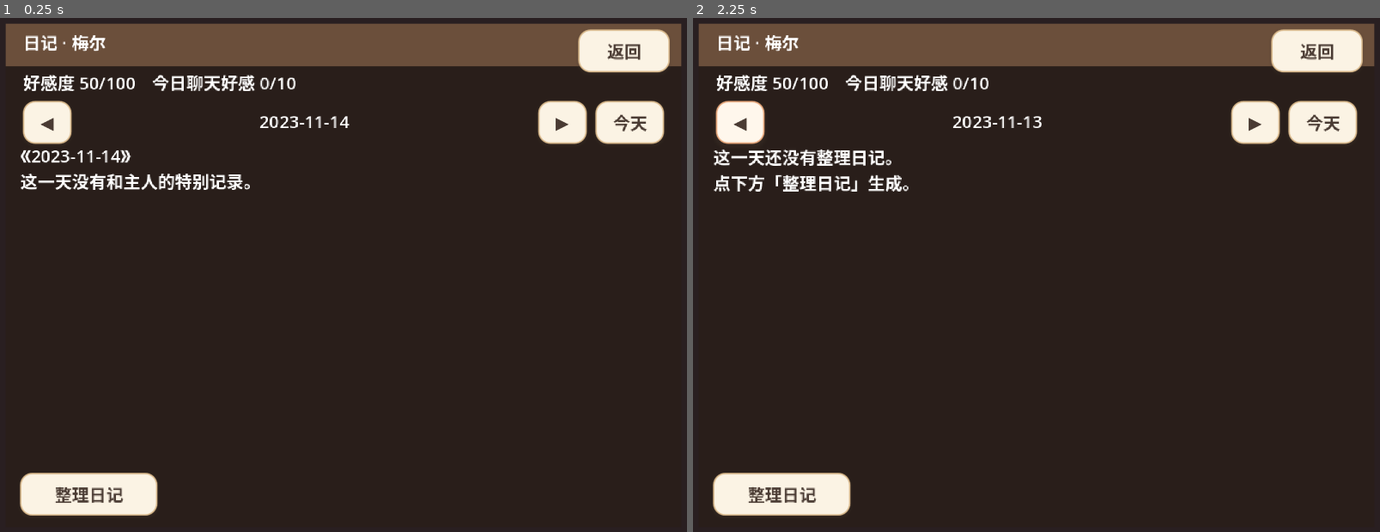
Above: before the commit, frames 1-2 (left to right).
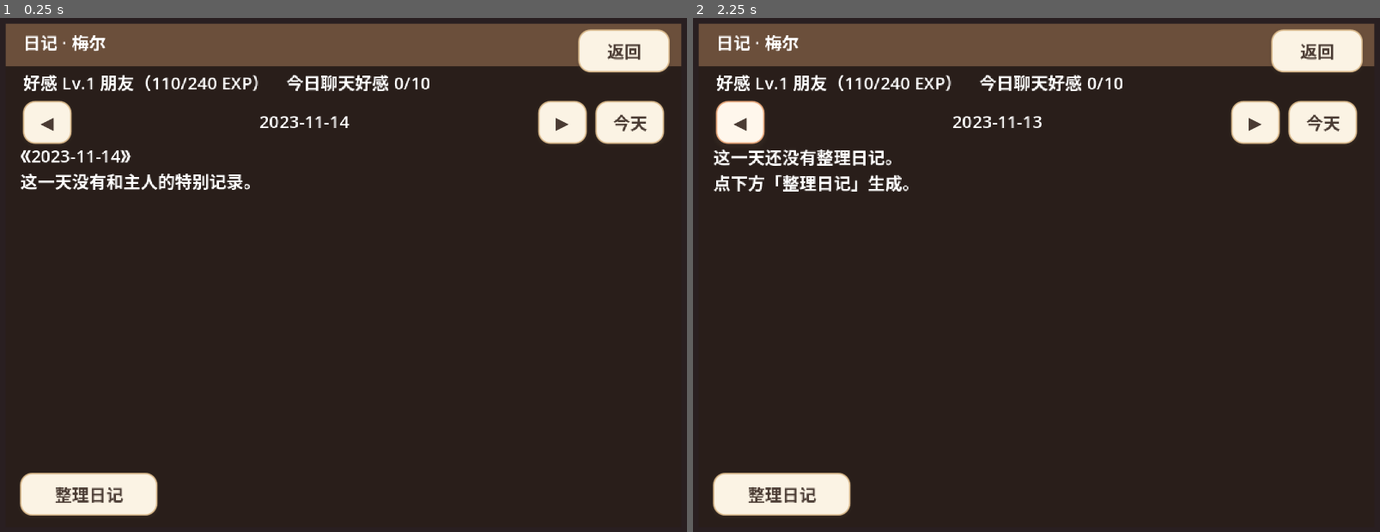
Above: after the commit, the same moments.

Repository: suan-11/ai-home
Game: Godot game, scene res://scenes/ui/diary_screen.tscn
The game is run twice, just before and just after one commit, with the same random seed, the same clock (stepped at 60 frames per second) and the same inputs. This scene is started directly instead of the project's main scene.
Inputs:
- Up to frame 1 (0.25 s): no input
- Up to frame 2 (2.25 s): click "今天" at 0.5 s; click "返回" at 1.25 s; click "◀" at 2 s

The runs differ from the first frame. In frame 1, 1.0% of the frame differs, in the area x 8-63%, y 11-15%; in frame 2, 1.0%.

Commit message:
feat: 好感度改好感等级系统（Lv1朋友~Lv6家人，起点=朋友，旧存档自动迁移，升级横幅/台词/立绘反馈）

Diff:
--- a/scripts/GameMain.gd
+++ b/scripts/GameMain.gd
@@ -113,6 +113,7 @@
 	play_together_button.pressed.connect(_on_play_together_pressed)
 	$UI/CharacterButton.pressed.connect(_on_character_button_pressed)
 	GameManager.current_char_changed.connect(_on_current_char_changed)
+	GameManager.affection_level_up.connect(_on_affection_level_up)
 	_apply_character(GameManager.get_current_char_id())
 
 	_bubble = BUBBLE_SCENE.instantiate()
@@ -245,6 +246,21 @@
 		_toast.show_toast("%s 收到了新消息" % _char_name())
 	status_label.text = "%s收到了新消息！" % _char_name()
 	portrait_manager.set_expression("surprised", 1.5)
+
+
+func _on_affection_level_up(char_id: String, level: int) -> void:
+	## 好感升级反馈：提示音 + 顶部横幅 + 角色台词 + 开心立绘（仅当前角色）
+	if char_id != GameManager.CURRENT_CHAR_ID:
+		return
+	var rank := GameManager.RANK_NAMES[level - 1]
+	_play_notify_sound()
+	if _toast != null:
+		_toast.position = Vector2(292.0, 42.0)
+		_toast.show_toast("好感升级！你与%s现在是「%s」(Lv.%d)" % [_char_name(), rank, level])
+	if level >= 1 and level <= LEVEL_UP_LINES.size():
+		_bubble_show(LEVEL_UP_LINES[level - 1], 2.6)
+	portrait_manager.set_expression("happy", 2.5)
+	status_label.text = "好感升级：Lv.%d %s" % [level, rank]
 
 
 func _on_phone_action(action_name: String) -> void:
@@ -600,8 +616,18 @@
 ## ---------------- P1 吸引移动（点击引导 + 主动靠近） ----------------
 
 const ATTRACT_AFTER_DELAY := 0.4   # 反应动作后出发的停顿
-const ATTRACT_AFFECT_CHANCE_HIGH := 0.9
-const ATTRACT_AFFECT_CHANCE_DEFAULT := 0.75
+const ATTRACT_AFFECT_CHANCE_HIGH := 0.92
+const ATTRACT_AFFECT_CHANCE_DEFAULT := 0.85
+
+## 好感升级台词（按等级序号：1 朋友 → 6 家人）
+const LEVEL_UP_LINES := [
+	"好喔，以后就是朋友啦！",
+	"嘻嘻，我们是好朋友啦！",
+	"越来越喜欢和你待在一起了～",
+	"知心话只想对你说。",
+	"你是我最重要的人之一。",
+	"谢谢你一直陪着我。",
+]
 
 
 func _attract_to_cell(cell: Vector2i) -> void:
@@ -662,12 +688,12 @@
 
 
 func _will_respond() -> bool:
-	## 好感度影响“被吸引”意愿：≥70 必应；≥50 90%；其余 75%。
-	var affection := GameManager.get_affection(GameManager.CURRENT_CHAR_ID)
+	## 好感等级影响“被吸引”意愿：Lv5+（挚友/家人）必应；Lv3-4（亲近/知心）92%；其余（朋友/好友）85%。
+	var level := GameManager.get_affection_level(GameManager.CURRENT_CHAR_ID)
 	var chance := ATTRACT_AFFECT_CHANCE_DEFAULT
-	if affection >= 70:
+	if level >= 5:
 		chance = 1.0
-	elif affection >= 50:
+	elif level >= 3:
 		chance = ATTRACT_AFFECT_CHANCE_HIGH
 	return randf() <= chance
 
--- a/scripts/autoload/GameManager.gd
+++ b/scripts/autoload/GameManager.gd
@@ -1,14 +1,25 @@
 extends Node
-## 全局角色状态：好感度（0-100）与每日变化记录。
+## 全局角色状态：好感等级系统（EXP 累积，无上限）与每日变化记录。
 ## 数据保存到 user://game.json。
+## 2026-09-05：由 0-100 好感度改为「好感等级」——Lv1 朋友 → Lv6 家人；
+## 起点即「朋友」等级（新角色默认 EXP=110），旧存档自动迁移（旧值 ×6、保底 110），不再从陌生开始。
 
 signal affection_changed(char_id: String, value: int, reason: String)
+signal affection_level_up(char_id: String, level: int)
 signal current_char_changed(char_id: String)
 
 const GAME_PATH := "user://game.json"
 const CHAT_DAILY_CAP := 10
-const DEFAULT_AFFECTION := 50
+## 起始好感 EXP = Lv1「朋友」门槛（用户要求：开档至少是朋友，不从陌生开始）
+const DEFAULT_AFFECTION := 110
 const DEFAULT_CHAR_ID := "char_03"
+
+## 好感等级表（2026-09-05；起点=朋友）
+## 累计 EXP 阈值；日常约 12~20 EXP/天 → Lv3 约 2 周、Lv6 约 2.5~3 个月，形成成长粘性。
+const RANK_NAMES: Array[String] = ["朋友", "好友", "亲近", "知心", "挚友", "家人"]
+const RANK_THRESHOLDS: Array[int] = [110, 240, 430, 700, 1100, 1700]
+## 旧存档（affection 0-100）→ EXP 的换算倍率：旧 50 ≈ 300 EXP ≈ Lv2 中段；迁移保底 Lv1「朋友」。
+const LEGACY_AFFECTION_TO_EXP := 6
 
 ## 当前角色 id（保留原名以兼容旧引用；统一用 get_current_char_id() 读取）。
 var CURRENT_CHAR_ID: String = DEFAULT_CHAR_ID
@@ -67,9 +78,45 @@
 	return Time.get_date_string_from_system()
 
 
+## ---------------- 好感等级（EXP + Lv1~Lv8） ----------------
+
 func get_affection(char_id: String) -> int:
-	var char_data := _get_char(char_id)
-	return int(char_data.get("affection", DEFAULT_AFFECTION))
+	## 兼容旧调用：返回当前好感 EXP 值。
+	return get_affection_exp(char_id)
+
+
+func get_affection_exp(char_id: String) -> int:
+	var char_data := _get_char(char_id)
+	return int(char_data.get("affection_exp", 0))
+
+
+func get_affection_level(char_id: String) -> int:
+	return _level_for_exp(get_affection_exp(char_id))
+
+
+func get_affection_rank_name(char_id: String) -> String:
+	return RANK_NAMES[get_affection_level(char_id) - 1]
+
+
+## 下一级所需累计 EXP；已满级返回 0。
+func get_affection_next_exp(char_id: String) -> int:
+	var level := get_affection_level(char_id)
+	if level >= RANK_THRESHOLDS.size():
+		return 0
+	return RANK_THRESHOLDS[level]
+
+
+## 当前等级内进度 0.0~1.0（满级恒为 1.0）。
+func get_affection_progress(char_id: String) -> float:
+	var level := get_affection_level(char_id)
+	if level >= RANK_THRESHOLDS.size():
+		return 1.0
+	var exp := get_affection_exp(char_id)
+	var prev := RANK_THRESHOLDS[level - 1]
+	var span := RANK_THRESHOLDS[level] - prev
+	if span <= 0:
+		return 1.0
+	return clampf(float(exp - prev) / float(span), 0.0, 1.0)
 
 
 func get_daily_log(char_id: String, date: String) -> Dictionary:
@@ -89,13 +136,15 @@
 	if delta == 0:
 		return 0
 	var char_data := _get_char(char_id)
-	var old := int(char_data.get("affection", DEFAULT_AFFECTION))
-	var new_value := clampi(old + delta, 0, 100)
-	var applied := new_value - old
+	var old_exp := int(char_data.get("affection_exp", 0))
+	var old_level := _level_for_exp(old_exp)
+	var new_exp := maxi(old_exp + delta, 0)  # 无上限（等级系统），仅防负数
+	var applied := new_exp - old_exp
 	if applied == 0:
 		return 0
 
-	char_data["affection"] = new_value
+	char_data["affection_exp"] = new_exp
+	char_data["affection"] = new_exp  # 兼容旧字段读取
 	var date := today()
 	var daily: Dictionary = char_data["daily"]
 	if not daily.has(date):
@@ -110,7 +159,10 @@
 		"time": int(Time.get_unix_time_from_system()),
 	})
 	_save()
-	affection_changed.emit(char_id, new_value, reason)
+	affection_changed.emit(char_id, new_exp, reason)
+	var new_level := _level_for_exp(new_exp)
+	if new_level > old_level:
+		affection_level_up.emit(char_id, new_level)
 	return applied
 
 
@@ -197,10 +249,24 @@
 	var chars: Dictionary = _game["characters"]
 	if not chars.has(char_id):
 		chars[char_id] = {
-			"affection": DEFAULT_AFFECTION,
+			"affection_exp": DEFAULT_AFFECTION,
 			"daily": {},
 			"interactions": {},
 			"usage": {},
 		}
 		_save()
-	return chars[char_id]
+	var char_data: Dictionary = chars[char_id]
+	# 旧存档迁移：仅有 affection(0-100) 时换算为 EXP（换算后保底「朋友」等级）
+	if not char_data.has("affection_exp"):
+		var legacy := int(char_data.get("affection", DEFAULT_AFFECTION))
+		char_data["affection_exp"] = maxi(legacy * LEGACY_AFFECTION_TO_EXP, DEFAULT_AFFECTION)
+		_save()
+	return char_data
+
+
+func _level_for_exp(exp: int) -> int:
+	var level := 1
+	for i in range(RANK_THRESHOLDS.size()):
+		if exp >= RANK_THRESHOLDS[i]:
+			level = i + 1
+	return level
--- a/scripts/autoload/MemoryManager.gd
+++ b/scripts/autoload/MemoryManager.gd
@@ -195,10 +195,18 @@
 	for entry in mem["short_term"]:
 		if entry is Dictionary:
 			messages.append({"role": entry["role"], "content": entry["content"]})
-	var affection := int(GameManager.get_affection(char_id))
+	var level := GameManager.get_affection_level(char_id)
+	var rank := GameManager.get_affection_rank_name(char_id)
+	var tone := "自然亲近"
+	if level >= 5:
+		tone = "极其亲密、如家人般依赖"
+	elif level >= 3:
+		tone = "亲近、会主动撒娇和依赖"
+	elif level >= 2:
+		tone = "熟络的好友，轻松自然"
 	messages.append({
 		"role": "system",
-		"content": "当前%s对你的好感度：%d/100。只需要在语气和细节上轻微体现（更亲近或略显生分），不要刻意谈论数字。" % [_display_name(char_id), affection],
+		"content": "当前%s与你的好感等级：Lv.%d「%s」（%s）。气质和话语要符合该亲近程度，但不要刻意谈论等级或数字。" % [_display_name(char_id), level, rank, tone],
 	})
 	return messages
 
--- a/scripts/ui/character_select_overlay.gd
+++ b/scripts/ui/character_select_overlay.gd
@@ -88,9 +88,13 @@
 	hbox.add_child(vbox)
 
 	var name_label := Label.new()
-	var affection := GameManager.get_affection(id)
+	var lv := GameManager.get_affection_level(id)
+	var rank := GameManager.get_affection_rank_name(id)
+	var exp := GameManager.get_affection_exp(id)
+	var next := GameManager.get_affection_next_exp(id)
+	var progress_text := "MAX" if next <= 0 else "%d/%d" % [exp, next]
 	var suffix := "（当前）　" if is_current else "　"
-	name_label.text = "%s%s好感 %d/100" % [str(info.get("display_name", id)), suffix, affection]
+	name_label.text = "%s%s好感 Lv.%d %s · %s" % [str(info.get("display_name", id)), suffix, lv, rank, progress_text]
 	vbox.add_child(name_label)
 
 	var desc_label := Label.new()
--- a/scripts/ui/diary_screen.gd
+++ b/scripts/ui/diary_screen.gd
@@ -39,10 +39,14 @@
 
 
 func _refresh() -> void:
-	var affection := GameManager.get_affection(_char_id)
+	var lv := GameManager.get_affection_level(_char_id)
+	var rank := GameManager.get_affection_rank_name(_char_id)
+	var exp := GameManager.get_affection_exp(_char_id)
+	var next := GameManager.get_affection_next_exp(_char_id)
+	var exp_text := "MAX" if next <= 0 else "%d/%d" % [exp, next]
 	var chat_gain := GameManager.get_today_chat_gain(_char_id)
-	info_label.text = "好感度 %d/100　今日聊天好感 %d/%d" % [
-		affection, chat_gain, GameManager.CHAT_DAILY_CAP,
+	info_label.text = "好感 Lv.%d %s（%s EXP）　今日聊天好感 %d/%d" % [
+		lv, rank, exp_text, chat_gain, GameManager.CHAT_DAILY_CAP,
 	]
 	date_label.text = _date
 	var diary := MemoryManager.get_diary(_char_id, _date)
Not shown, changed: README.md
Not shown, changed: doc/交接文档.md
Not shown, changed: doc/产品规划与路线图.md
